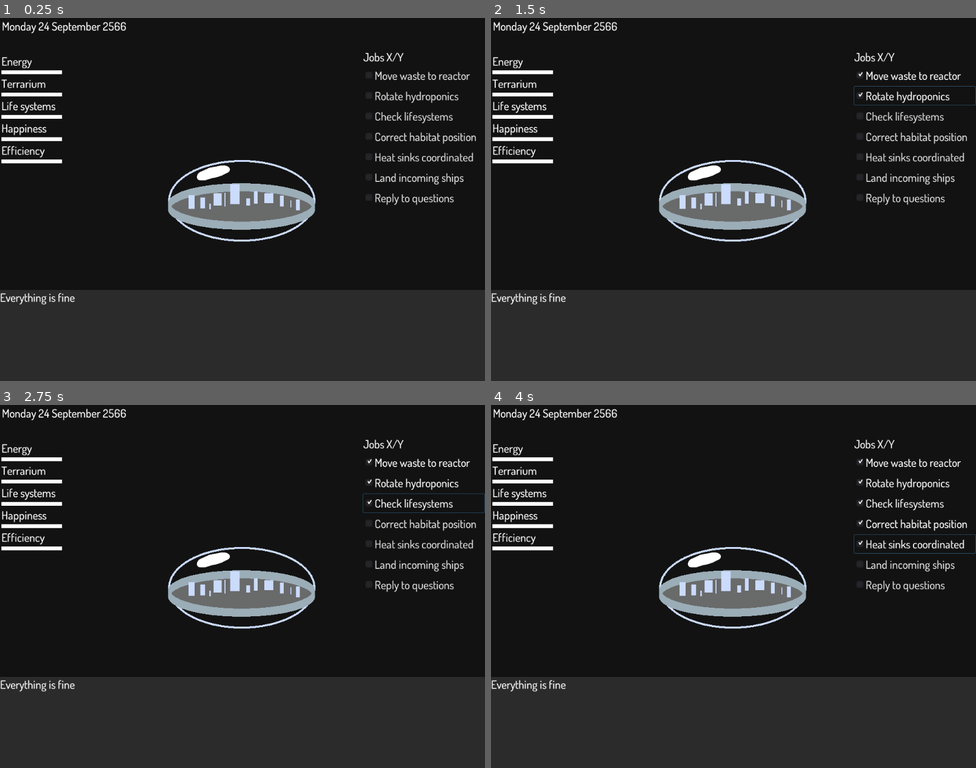
Above: before the commit, frames 1-4 (two rows, left to right).
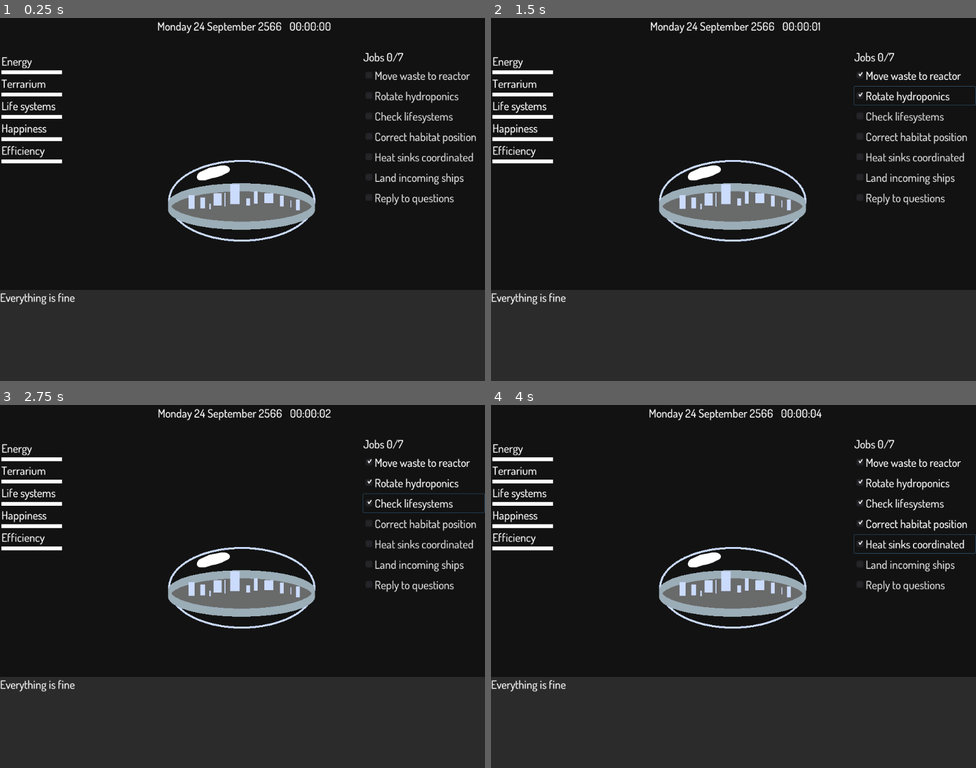
Above: after the commit, the same moments.

Repository: broquaint/eggjam20
Game: Godot game, scene res://Root.tscn
Two runs of this game, one before a commit and one after it. Both use one fixed random seed, a clock stepped at 60 frames per second and the inputs below.
Inputs:
- Up to frame 1 (0.25 s): no input
- Up to frame 2 (1.5 s): click "Move waste to reactor" at 0.5 s; click "Rotate hydroponics" at 1.25 s
- Up to frame 3 (2.75 s): click "Check lifesystems" at 2 s
- Up to frame 4 (4 s): click "Correct habitat position" at 2.75 s; click "Heat sinks coordinated" at 3.5 s

The runs differ from the first frame. In frame 1, 0.8% of the frame differs, in the area x 0-84%, y 1-13%; in frame 2, 0.8%; in frame 3, 0.8%; in frame 4, 0.8%.

Commit message:
Add passage of time
Hoping this will be useful.

Diff:
--- /dev/null
+++ b/Game.gd
@@ -0,0 +1,20 @@
+extends Node2D
+
+signal clock_tick(clock_time)
+var clock_time : int = 0
+
+func _ready():
+	connect("clock_tick", $UI/Status, "update_clock")
+	move_passage_of_time()
+
+func move_passage_of_time():
+	$PassageOfTime.start()
+	yield($PassageOfTime, "timeout")
+	tick()
+
+func tick():
+	clock_time += 1
+	if clock_time == (60*60*24):
+		clock_time = 0
+	emit_signal("clock_tick", clock_time)
+	move_passage_of_time()
--- a/Root.tscn
+++ b/Root.tscn
@@ -1,12 +1,15 @@
-[gd_scene load_steps=4 format=2]
+[gd_scene load_steps=6 format=2]
 
 [ext_resource path="res://ui.tres" type="Theme" id=1]
 [ext_resource path="res://assets/images/habitat.png" type="Texture" id=2]
+[ext_resource path="res://Game.gd" type="Script" id=3]
+[ext_resource path="res://Status.gd" type="Script" id=4]
 
 [sub_resource type="StyleBoxFlat" id=1]
 bg_color = Color( 0.317647, 0.317647, 0.317647, 0.392157 )
 
 [node name="Root" type="Node2D"]
+script = ExtResource( 3 )
 __meta__ = {
 "_edit_horizontal_guides_": [ 69.0 ]
 }
@@ -27,12 +30,27 @@
 margin_right = 40.0
 margin_bottom = 40.0
 rect_min_size = Vector2( 1024, 64 )
+alignment = 1
+script = ExtResource( 4 )
 
 [node name="Date" type="Label" parent="UI/Status"]
-margin_right = 263.0
+margin_left = 328.0
+margin_right = 591.0
 margin_bottom = 64.0
 rect_min_size = Vector2( 0, 64 )
 text = "Monday 24 September 2566"
+
+[node name="VSeparator" type="VSeparator" parent="UI/Status"]
+margin_left = 595.0
+margin_right = 603.0
+margin_bottom = 64.0
+
+[node name="Time" type="Label" parent="UI/Status"]
+margin_left = 607.0
+margin_right = 695.0
+margin_bottom = 64.0
+rect_min_size = Vector2( 0, 64 )
+text = "00:00:00"
 
 [node name="Measures" type="VBoxContainer" parent="UI"]
 margin_left = 3.0
@@ -45,7 +63,7 @@
 margin_bottom = 31.0
 text = "Energy"
 
-[node name="ColorRect" type="ColorRect" parent="UI/Measures"]
+[node name="EnergyMeter" type="ColorRect" parent="UI/Measures"]
 margin_top = 35.0
 margin_right = 128.0
 margin_bottom = 43.0
@@ -57,7 +75,7 @@
 margin_bottom = 78.0
 text = "Terrarium"
 
-[node name="ColorRect2" type="ColorRect" parent="UI/Measures"]
+[node name="TerrariumMeter" type="ColorRect" parent="UI/Measures"]
 margin_top = 82.0
 margin_right = 128.0
 margin_bottom = 90.0
@@ -69,7 +87,7 @@
 margin_bottom = 125.0
 text = "Life systems"
 
-[node name="ColorRect3" type="ColorRect" parent="UI/Measures"]
+[node name="LifeSystemsMeter" type="ColorRect" parent="UI/Measures"]
 margin_top = 129.0
 margin_right = 128.0
 margin_bottom = 137.0
@@ -81,7 +99,7 @@
 margin_bottom = 172.0
 text = "Happiness"
 
-[node name="ColorRect4" type="ColorRect" parent="UI/Measures"]
+[node name="HappinessMeter" type="ColorRect" parent="UI/Measures"]
 margin_top = 176.0
 margin_right = 128.0
 margin_bottom = 184.0
@@ -93,7 +111,7 @@
 margin_bottom = 219.0
 text = "Efficiency"
 
-[node name="ColorRect5" type="ColorRect" parent="UI/Measures"]
+[node name="EfficiencyMeter" type="ColorRect" parent="UI/Measures"]
 margin_top = 223.0
 margin_right = 128.0
 margin_bottom = 231.0
@@ -108,7 +126,7 @@
 [node name="Label" type="Label" parent="UI/JobList"]
 margin_right = 256.0
 margin_bottom = 31.0
-text = "Jobs X/Y"
+text = "Jobs 0/7"
 
 [node name="CheckBox" type="CheckBox" parent="UI/JobList"]
 margin_top = 35.0
@@ -170,3 +188,5 @@
 [node name="Sprite" type="Sprite" parent="."]
 position = Vector2( 505, 361 )
 texture = ExtResource( 2 )
+
+[node name="PassageOfTime" type="Timer" parent="."]
--- /dev/null
+++ b/Status.gd
@@ -0,0 +1,9 @@
+extends HBoxContainer
+
+
+func update_clock(clock_time):
+	var hours = int(floor(clock_time / 3600)) if clock_time > 0 else 0
+	clock_time -= hours * 3600
+	var minutes = int(floor(clock_time / 60)) if clock_time > 0 else 0
+	clock_time -= minutes * 3600
+	$Time.text = '%02d:%02d:%02d' % [hours, minutes, clock_time]
--- a/ui.tres
+++ b/ui.tres
@@ -1,10 +1,12 @@
-[gd_resource type="Theme" load_steps=4 format=2]
+[gd_resource type="Theme" load_steps=5 format=2]
 
 [ext_resource path="res://assets/fonts/Dosis-Medium.ttf" type="DynamicFontData" id=1]
 
 [sub_resource type="DynamicFont" id=1]
 size = 24
 font_data = ExtResource( 1 )
+
+[sub_resource type="StyleBoxEmpty" id=3]
 
 [sub_resource type="DynamicFont" id=2]
 size = 24
@@ -14,3 +16,5 @@
 default_font = SubResource( 2 )
 Label/colors/font_color = Color( 1, 1, 1, 1 )
 Label/fonts/font = SubResource( 1 )
+VSeparator/constants/separation = 8
+VSeparator/styles/separator = SubResource( 3 )
Not shown, changed: notes.org
